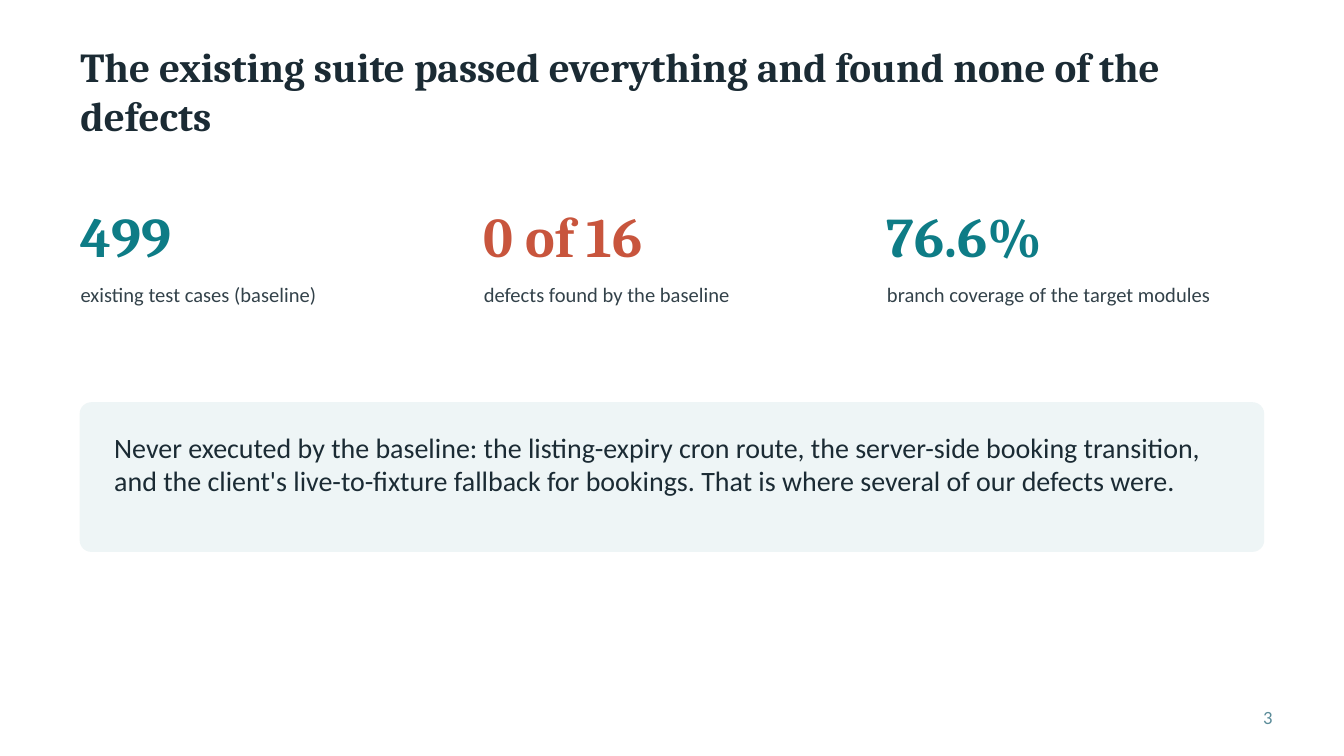
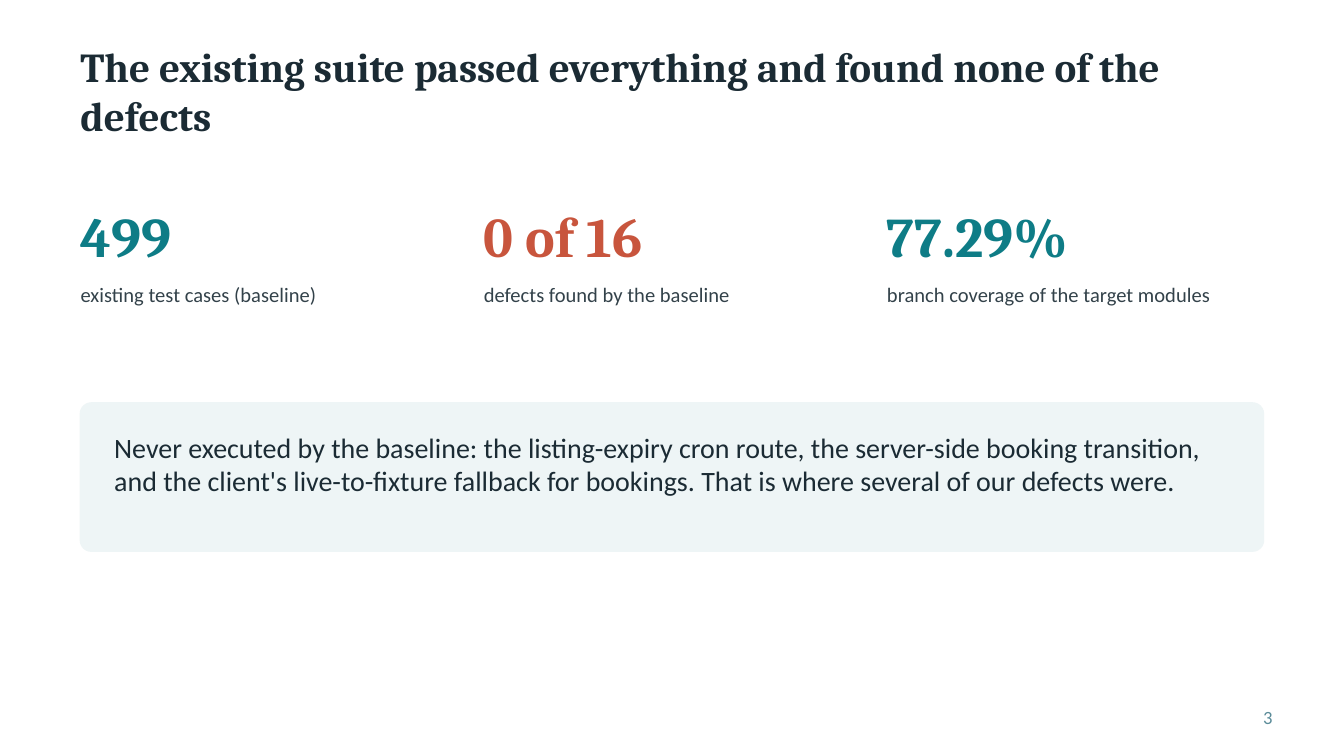
Before and after one commit to JaydenManyrath/Perch, a slide deck: slide 3 of docs/testing/demo/Perch_Testing_Demo.pptx. Drawn at 1344x756 pixels with LibreOffice and Linux fonts; fonts in the diff are those of the drawing. Boxes give left, top, right and bottom in pixels: in the first picture for what was removed or moved away, otherwise in the second. Text is boxed around its words. In the diff, an @@ line names an element or a change of style, - is before the commit and + after.

```diff
--- a/docs/testing/demo/Perch_Testing_Demo.pptx
+++ b/docs/testing/demo/Perch_Testing_Demo.pptx
@@ text at (887,219,1068,259): text changed @@
-76.6%
+77.29%
```
Also in this commit, not shown: 2 other slides changed, 21 other files.
